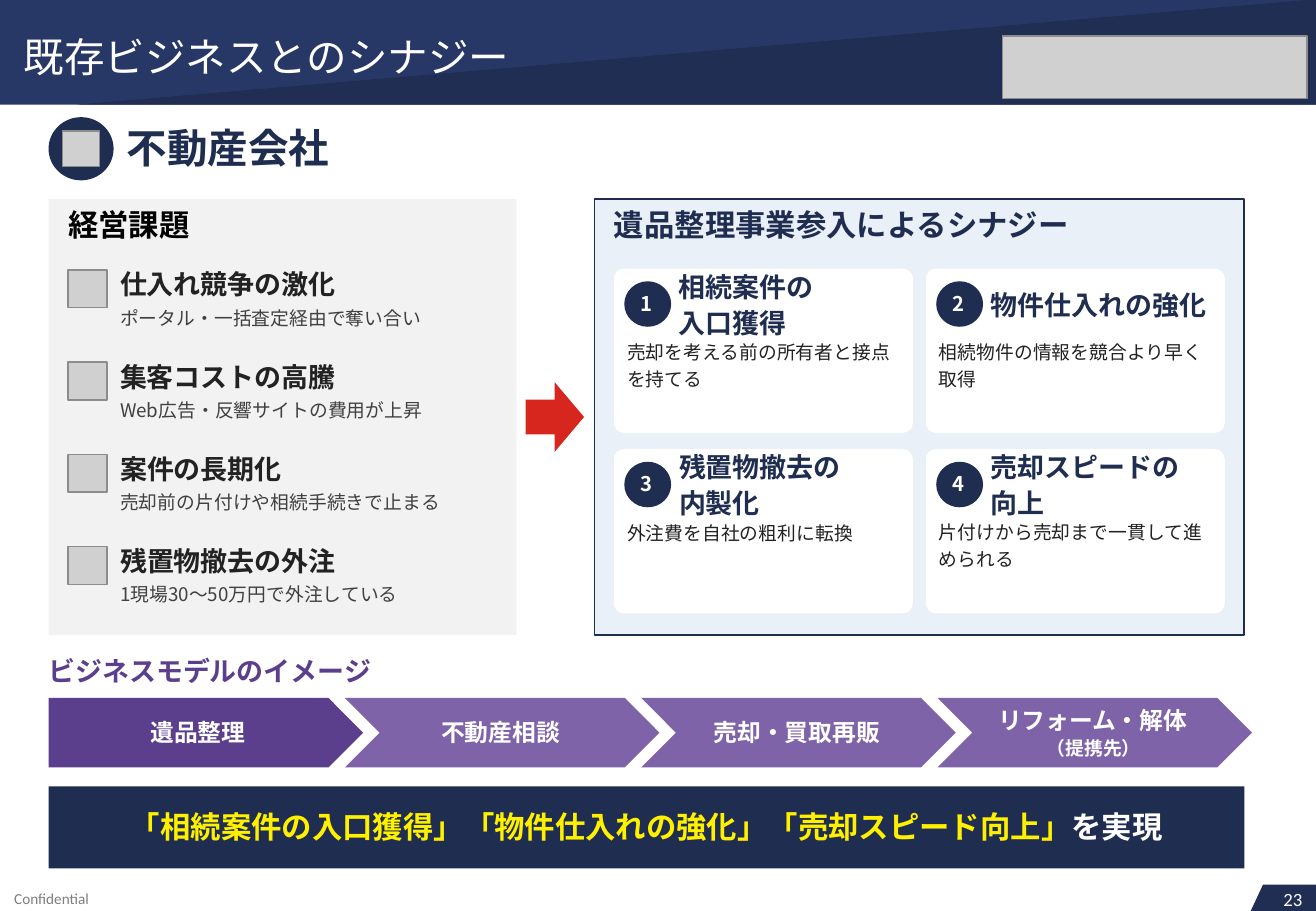
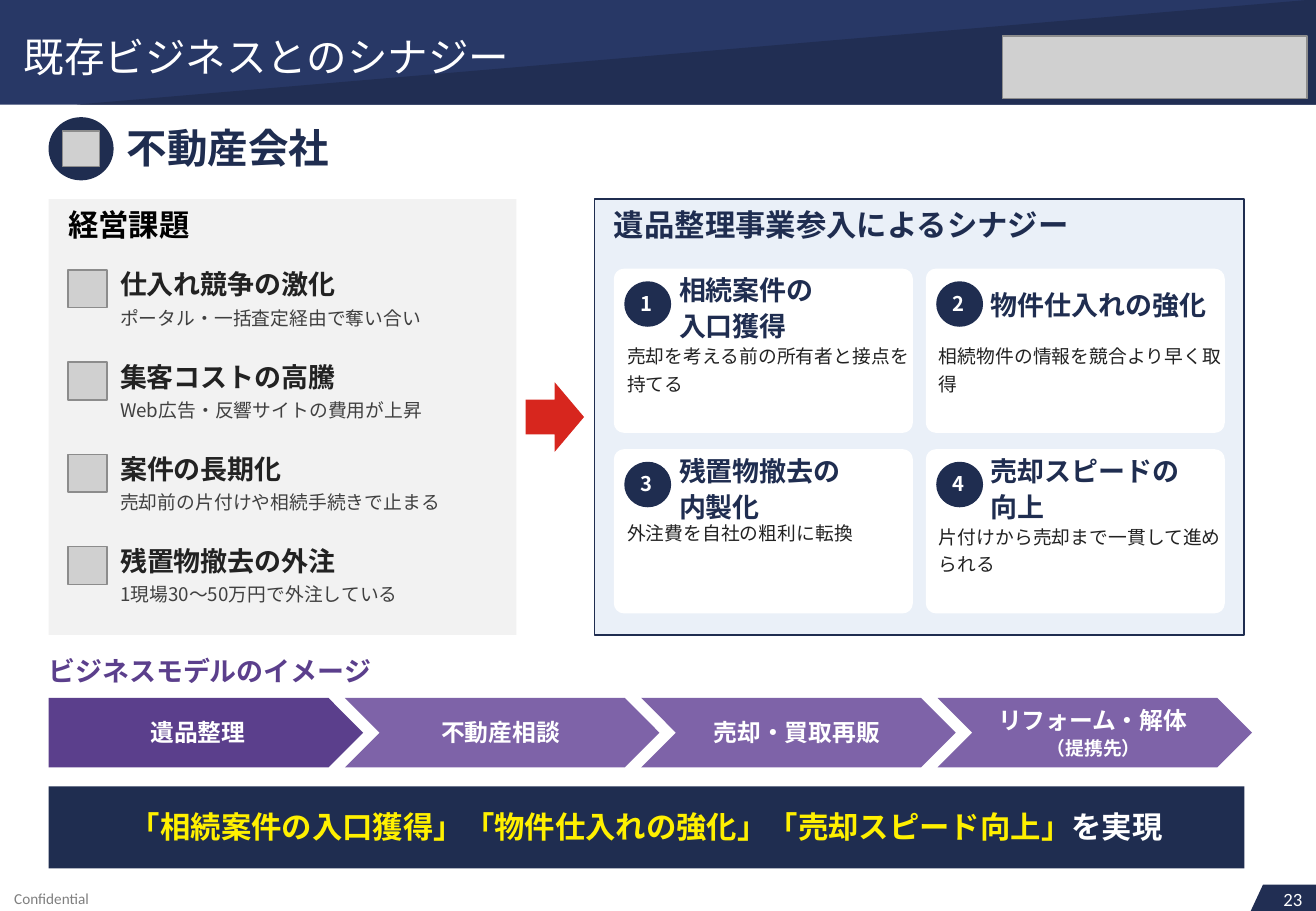
Before and after one commit to soshiro-iki-sys/-, a slide deck: slide 53 of proposals/REVIVAL_LINK様_ご提案書.pptx. Drawn at 1316x911 pixels with LibreOffice and Linux fonts; fonts in the diff are those of the drawing; grey boxes stand for pictures. Boxes give left, top, right and bottom in pixels: in the first picture for what was removed or moved away, otherwise in the second. Text is boxed around its words. In the diff, an @@ line names an element or a change of style, - is before the commit and + after.

```diff
--- a/proposals/REVIVAL_LINK様_ご提案書.pptx
+++ b/proposals/REVIVAL_LINK様_ご提案書.pptx
@@ text at box(679, 277, 814, 339): text changed @@
-相続案件の
+相続案件の入口獲得
@@ text removed at box(679, 310, 787, 336) @@
-入口獲得
@@ text at box(627, 347, 909, 393): text changed @@
-売却を考える前の所有者と接点
+売却を考える前の所有者と接点を持てる
@@ text at box(939, 347, 1221, 393): text changed @@
-相続物件の情報を競合より早く
+相続物件の情報を競合より早く取得
@@ text removed at box(627, 370, 702, 388) @@
-を持てる
@@ text removed at box(939, 370, 977, 388) @@
-取得
@@ text at box(679, 458, 841, 520): text changed @@
-残置物撤去の
+残置物撤去の内製化
@@ text at box(991, 458, 1179, 520): text changed @@
-売却スピードの
+売却スピードの向上
@@ text removed at box(679, 490, 760, 516) @@
-内製化
@@ text removed at box(991, 490, 1045, 516) @@
-向上
@@ text at box(939, 528, 1221, 572): text changed @@
-片付けから売却まで一貫して進
+片付けから売却まで一貫して進められる
@@ text removed at box(939, 551, 1014, 567) @@
-められる
```
Also in this commit, not shown: 56 other slides changed, 2 other files.
